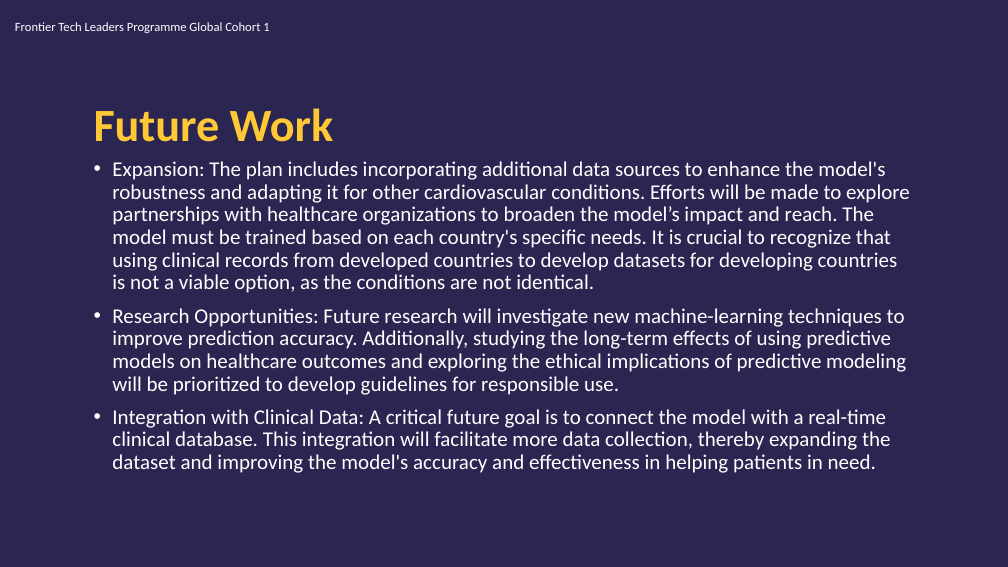
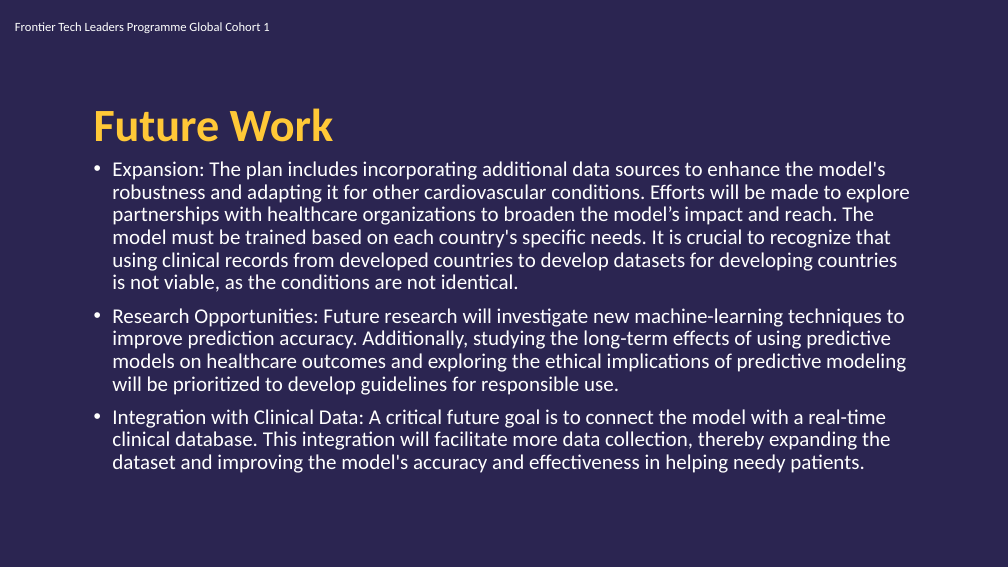
Before and after one commit to edasaruhan/FTL_TR2_Capstone_Project_Hasibullah, a slide deck: slide 21 of Hasibullah_Mohmand_Hattack.ai_Presentation .pptx (slide 19 before the commit). Drawn at 1008x567 pixels with LibreOffice and Linux fonts; fonts in the diff are those of the drawing; background and template pictures are left out. Boxes give left, top, right and bottom in pixels: in the first picture for what was removed or moved away, otherwise in the second. Text is boxed around its words. In the diff, an @@ line names an element or a change of style, - is before the commit and + after.

```diff
--- a/Hasibullah_Mohmand_Hattack.ai_Presentation .pptx
+++ b/Hasibullah_Mohmand_Hattack.ai_Presentation .pptx
@@ text at [112,161,910,292]: text changed @@
-• Expansion: The plan includes incorporating additional data sources to enhance the model's robustness and adapting it for other cardiovascular conditions. Efforts will be made to explore partnerships with healthcare organizations to broaden the model’s impact and reach. The model must be trained based on each country's specific needs. It is crucial to recognize that using clinical records from developed countries to develop datasets for developing countries is not a viable option, as the conditions are not identical.
+• Expansion: The plan includes incorporating additional data sources to enhance the model's robustness and adapting it for other cardiovascular conditions. Efforts will be made to explore partnerships with healthcare organizations to broaden the model’s impact and reach. The model must be trained based on each country's specific needs. It is crucial to recognize that using clinical records from developed countries to develop datasets for developing countries is not viable, as the conditions are not identical.
@@ text at [112,409,891,473]: text changed @@
-• Integration with Clinical Data: A critical future goal is to connect the model with a real-time clinical database. This integration will facilitate more data collection, thereby expanding the dataset and improving the model's accuracy and effectiveness in helping patients in need.
+• Integration with Clinical Data: A critical future goal is to connect the model with a real-time clinical database. This integration will facilitate more data collection, thereby expanding the dataset and improving the model's accuracy and effectiveness in helping needy patients.
```
Also in this commit, not shown: 3 other slides changed, 2 slides added, 1 other file.
